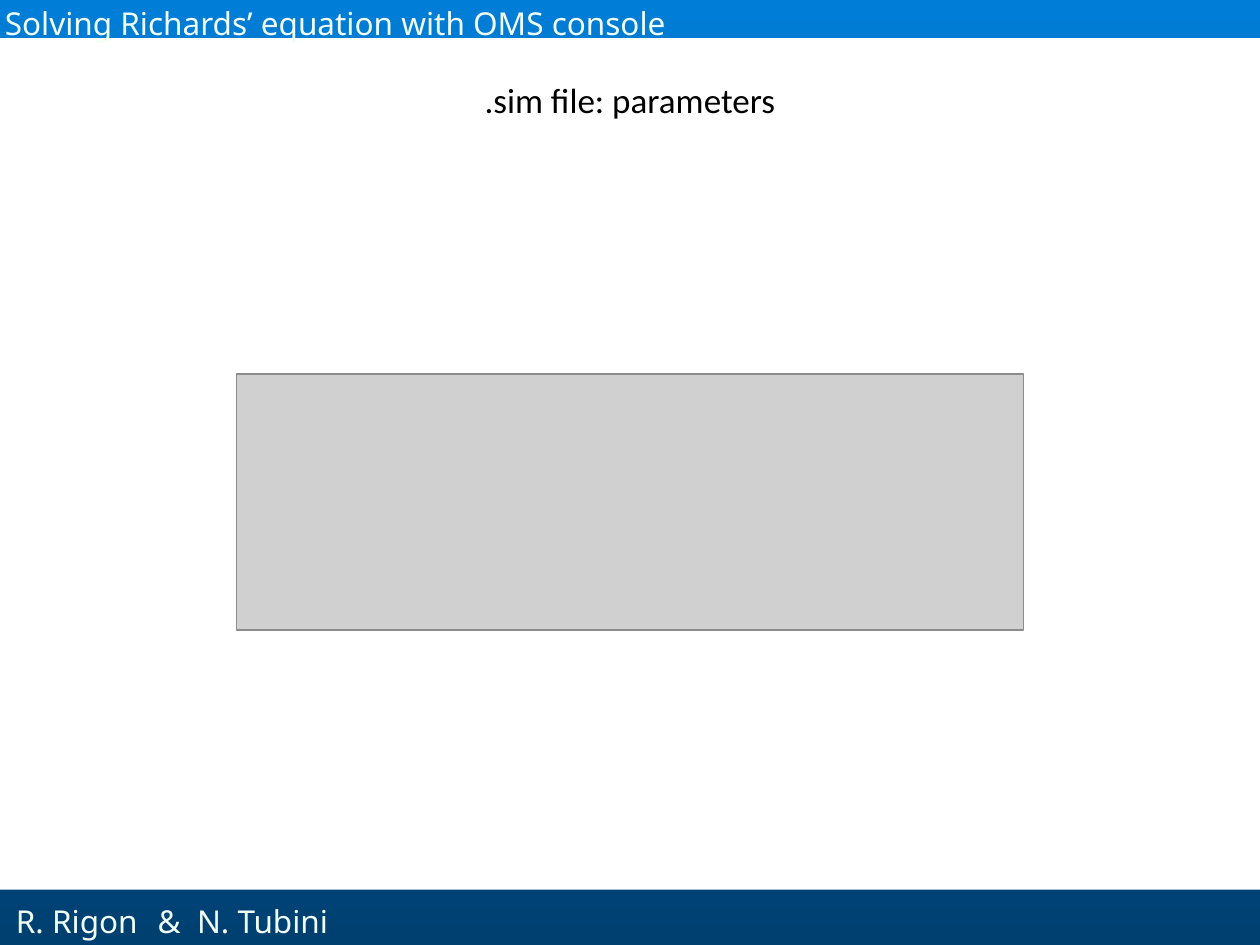
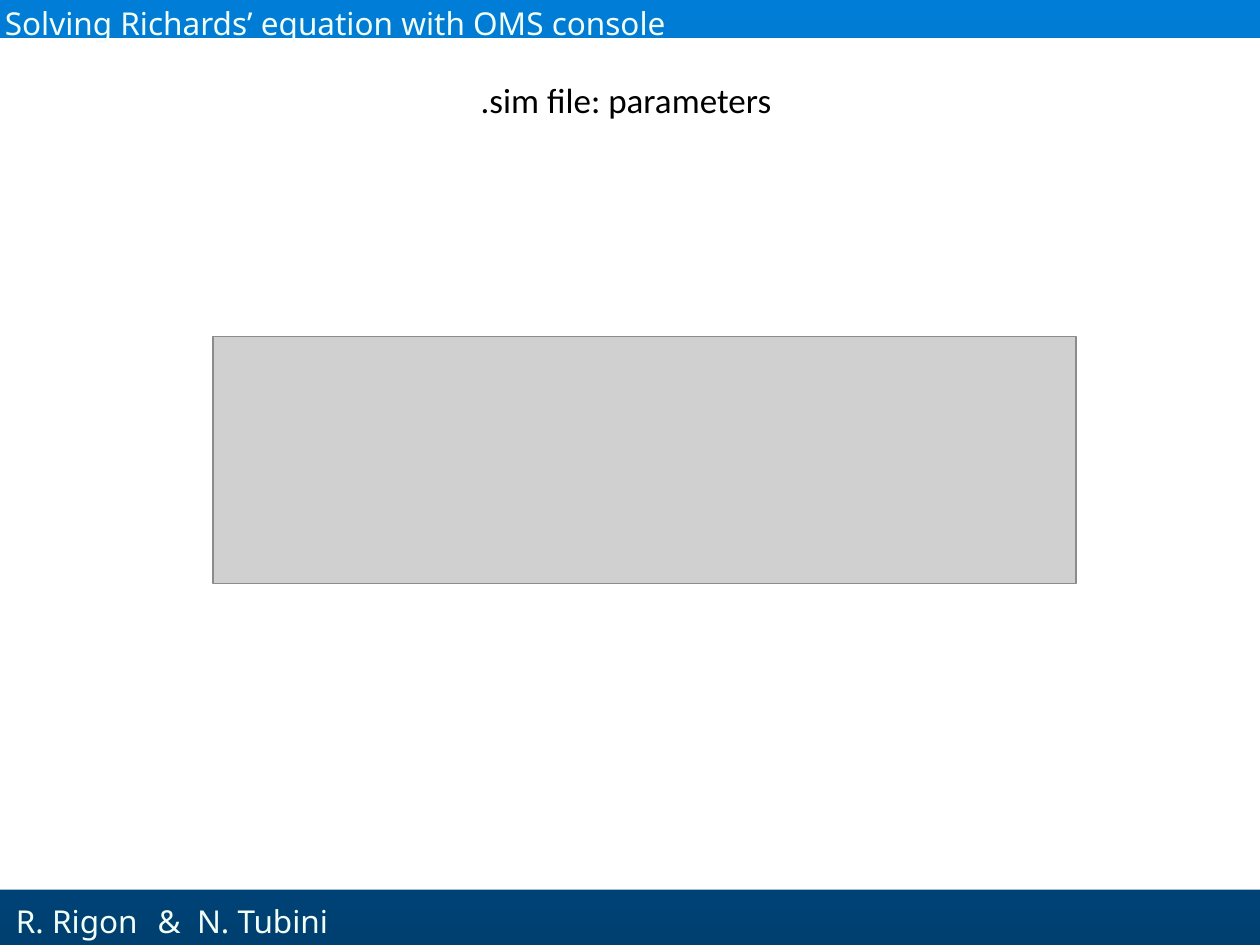
Before and after one commit to GEOframeOMSProjects/OMS_Project_Richards1D, a slide deck: slide 40 of Materials/Richards_OMS.pptx (slide 30 before the commit). Drawn at 1260x945 pixels with LibreOffice and Linux fonts; fonts in the diff are those of the drawing; grey boxes stand for pictures; background and template pictures are left out. Boxes give left, top, right and bottom in pixels: in the first picture for what was removed or moved away, otherwise in the second. Text is boxed around its words. In the diff, an @@ line names an element or a change of style, - is before the commit and + after.

```diff
--- a/Materials/Richards_OMS.pptx
+++ b/Materials/Richards_OMS.pptx
@@ text ".sim file: parameters": place and size @@
-text ".sim file: parameters" at [485, 88, 775, 119]
+text ".sim file: parameters" at [481, 88, 771, 119]
@@ picture: place and size @@
-picture at [237, 374, 1024, 630]
+picture at [213, 336, 1076, 583]
```
Also in this commit, not shown: 14 other slides changed, 6 slides added, 1 slide removed, 13 other files.
